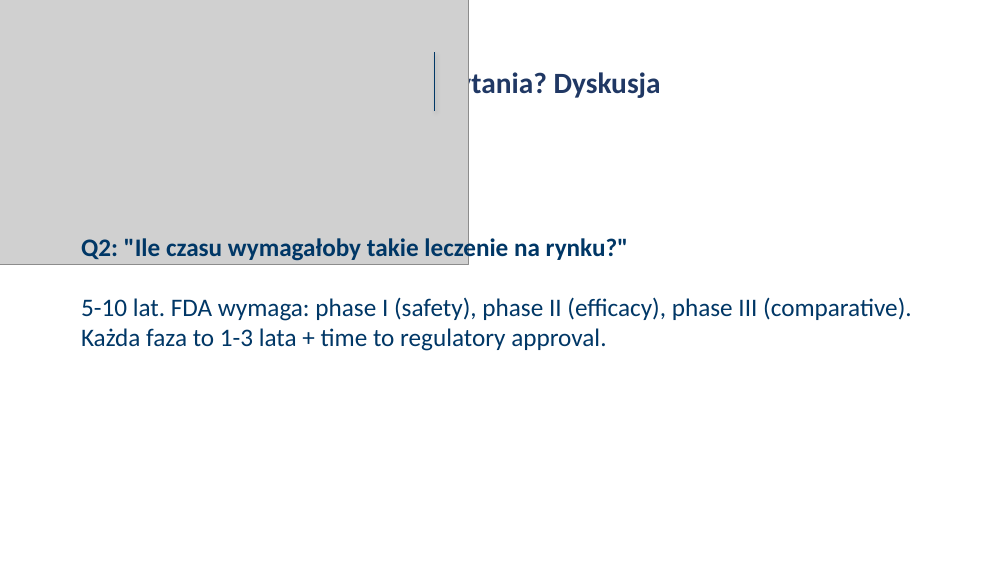
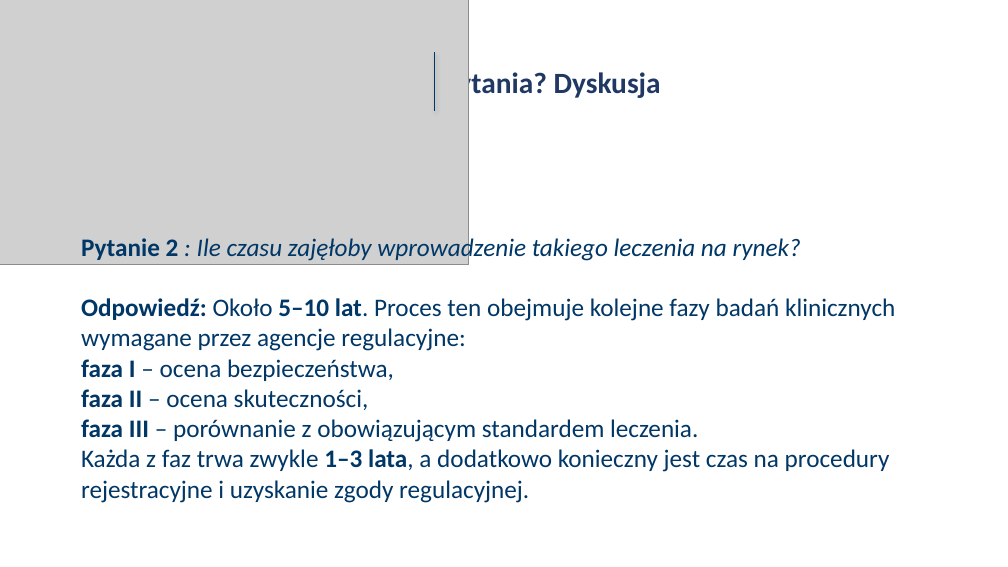
Before and after one commit to iZabela0001/Projekt_badawczy, a slide deck: slide 12 of pisanie_artykulu+prezentacja/Prezentacja.pptx. Drawn at 1008x567 pixels with LibreOffice and Linux fonts; fonts in the diff are those of the drawing; grey boxes stand for pictures. Boxes give left, top, right and bottom in pixels: in the first picture for what was removed or moved away, otherwise in the second. Text is boxed around its words. In the diff, an @@ line names an element or a change of style, - is before the commit and + after.

```diff
--- a/pisanie_artykulu+prezentacja/Prezentacja.pptx
+++ b/pisanie_artykulu+prezentacja/Prezentacja.pptx
@@ text at <box>81,235,895,503</box>: text changed @@
-Q2: "Ile czasu wymagałoby takie leczenie na rynku?"
-5-10 lat. FDA wymaga: phase I (safety), phase II (efficacy), phase III (comparative). Każda faza to 1-3 lata + time to regulatory approval.
+Pytanie 2 : Ile czasu zajęłoby wprowadzenie takiego leczenia na rynek?
+Odpowiedź: Około 5–10 lat. Proces ten obejmuje kolejne fazy badań klinicznych wymagane przez agencje regulacyjne:
+faza I – ocena bezpieczeństwa,
+faza II – ocena skuteczności,
+faza III – porównanie z obowiązującym standardem leczenia.
+Każda z faz trwa zwykle 1–3 lata, a dodatkowo konieczny jest czas na procedury rejestracyjne i uzyskanie zgody regulacyjnej.
```
Also in this commit, not shown: 12 other slides changed.
